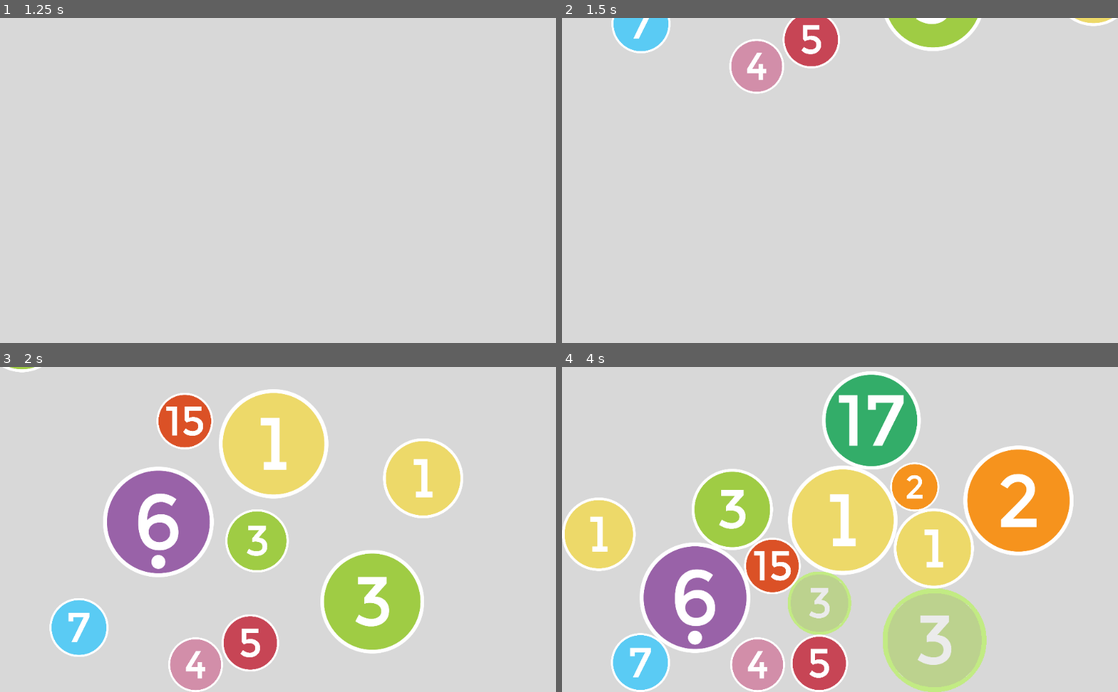
Above: before the commit, frames 1-4 (two rows, left to right).
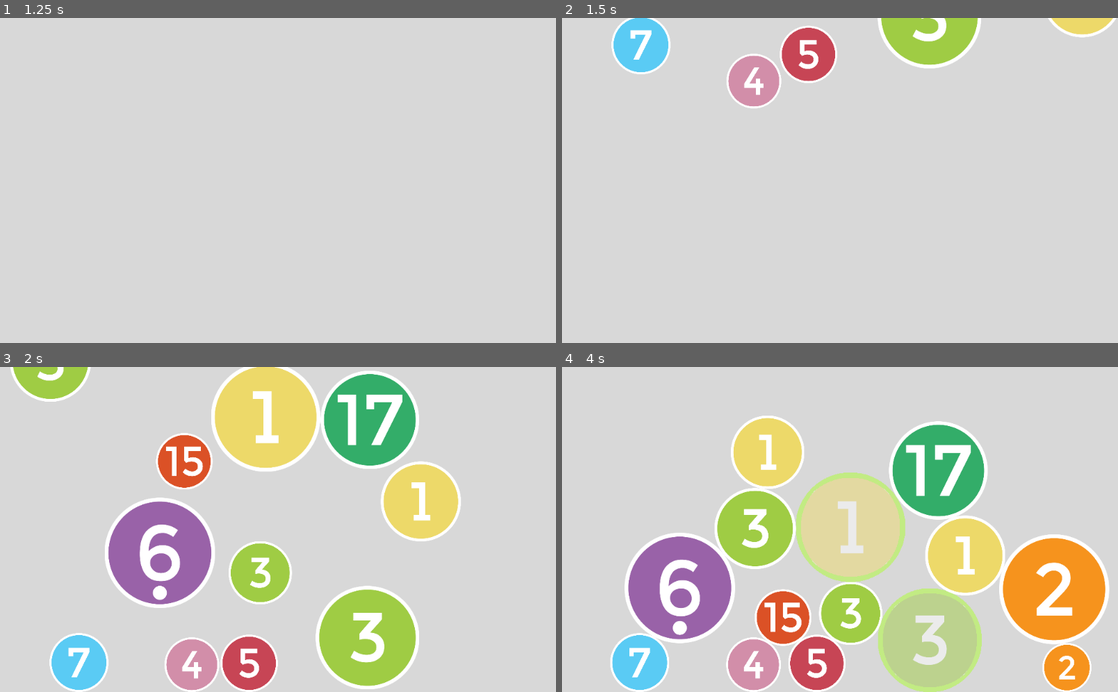
Above: after the commit, the same moments.

Repository: ZaneH/circularis-godot
Game: Godot game, scene res://scenes/Game.tscn
Same seed, same stepped clock (60 frames per second), same inputs: the game is played once before the commit and once after it.
Inputs (mouse positions are in pixels of both pictures, inside the frame that each line leads up to):
- Up to frame 1 (1.25 s): tap Enter at 0.5 s; move the mouse to (400, 164) at 0.52 s; hold . (multi_swipe_down_right) from 0.53 s (still down); hold Middle mouse button (multi_touch) from 0.53 s (still down); click (400, 164) at 0.67 s
- Up to frame 2 (1.5 s): release . (multi_swipe_down_right) at 1.25 s; release Middle mouse button (multi_touch) at 1.25 s; tap Space at 1.25 s; drag from (728, 196) to (812, 245) at 1.27 s
- Up to frame 3 (2 s): no input
- Up to frame 4 (4 s): move the mouse to (834, 454) at 2.02 s; hold . (multi_swipe_down_right) 2.03-2.75 s; hold Mouse wheel up (pinch_outward) 2.03-2.75 s; click (834, 454) at 2.17 s; drag from (934, 640) to (817, 604) at 2.77 s; drag from (817, 604) to (751, 497) at 3.52 s

Frame 1 is identical in both runs. In frame 2, 5.4% of the frame differs, in the area x 8-100%, y 0-28%; in frame 3, 31%; in frame 4, 45%, in the area x 0-99%, y 1-100%.

Commit message:
Improve gravity simulation

Diff:
--- a/project.godot
+++ b/project.godot
@@ -108,6 +108,11 @@
 
 pointing/emulate_touch_from_mouse=true
 
+[layer_names]
+
+2d_physics/layer_1="walls"
+2d_physics/layer_2="circles"
+
 [physics]
 
 common/enable_pause_aware_picking=true
--- a/scenes/Circle1.tscn
+++ b/scenes/Circle1.tscn
@@ -38,6 +38,7 @@
 shader_param/line_thickness = 0.0
 
 [node name="Circle1" type="KinematicBody2D"]
+collision_mask = 3
 script = ExtResource( 1 )
 
 [node name="Collider" type="CollisionShape2D" parent="."]
--- a/scripts/circle.gd
+++ b/scripts/circle.gd
@@ -12,7 +12,7 @@
 var _scale
 var velocity = Vector2.ZERO
 
-var GRAVITY = 9
+var GRAVITY = 9.8
 
 func _ready():
 	rng.randomize()
@@ -66,8 +66,8 @@
 	var collision = move_and_collide(velocity * delta)
 	if (collision):
 		velocity = velocity.slide(collision.normal)
-
-	velocity.y += GRAVITY
+	else:
+		velocity.y += GRAVITY
 
 func _on_Area2D_input_event(_viewport, event: InputEvent, _shapeIdx):
 	if (event is InputEventMouseButton and
